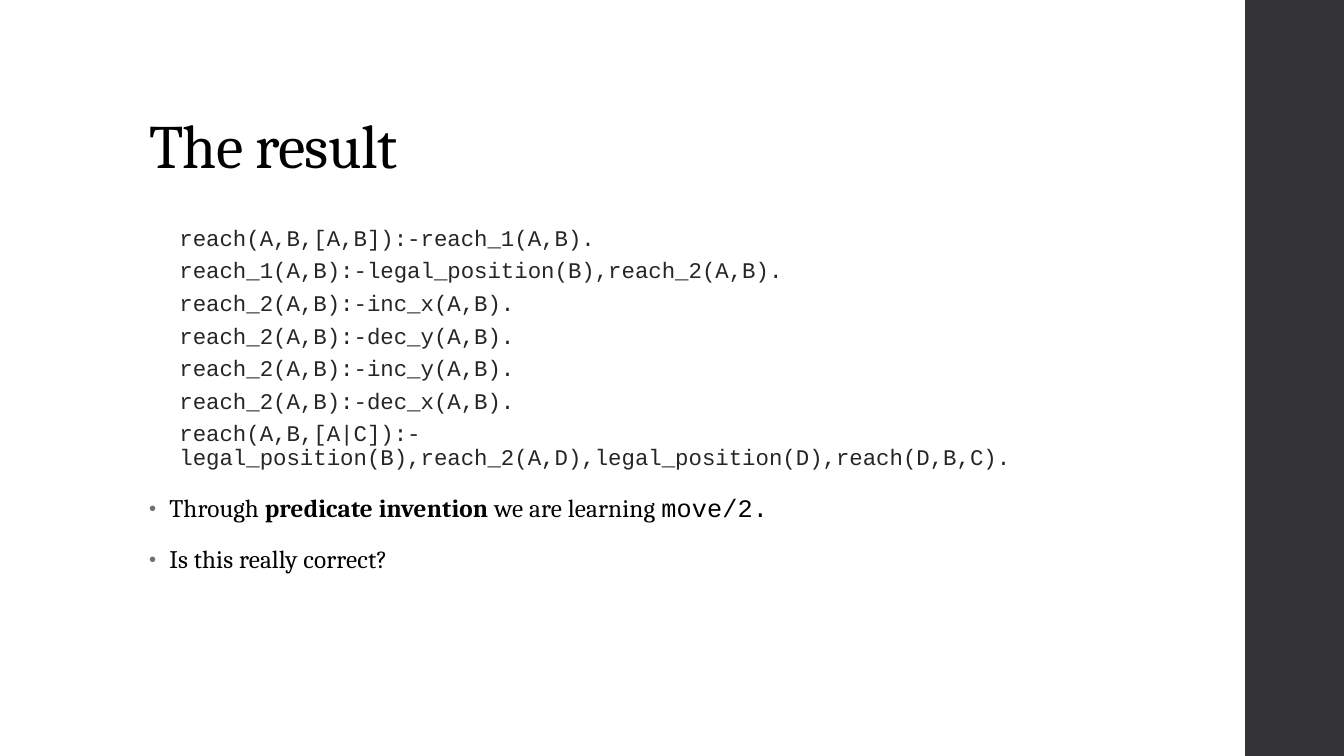
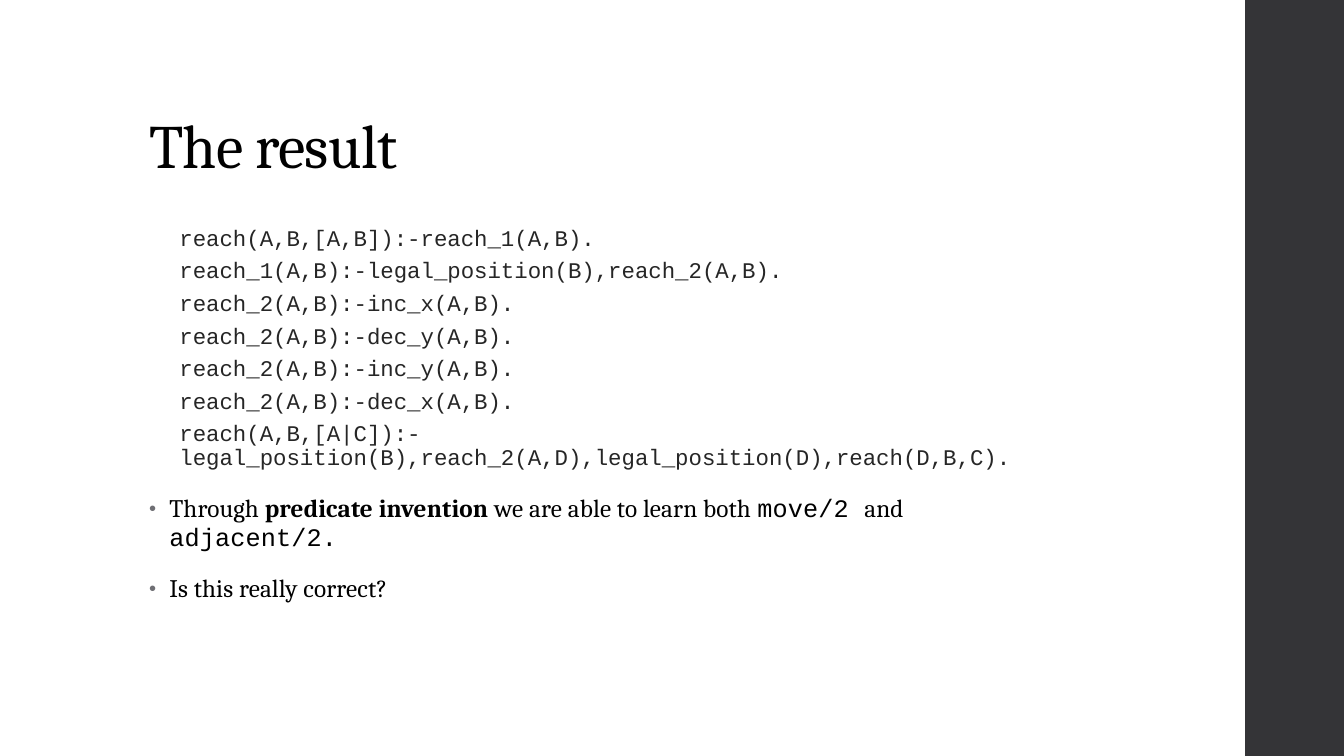
Before and after one commit to Alex-Dell1/ATAI_Maze_Project, a slide deck: slide 21 of ATAI_Presentation.pptx (slide 20 before the commit). Drawn at 1344x756 pixels with LibreOffice and Linux fonts; fonts in the diff are those of the drawing; background and template pictures are left out. Boxes give left, top, right and bottom in pixels: in the first picture for what was removed or moved away, otherwise in the second. Text is boxed around its words. In the diff, an @@ line names an element or a change of style, - is before the commit and + after.

```diff
--- a/ATAI_Presentation.pptx
+++ b/ATAI_Presentation.pptx
@@ text at [169,499,848,552]: text changed @@
-• Through predicate invention we are learning move/2.
+• Through predicate invention we are able to learn both move/2 and adjacent/2.
```
Also in this commit, not shown: 1 other slide changed, 1 slide added.
